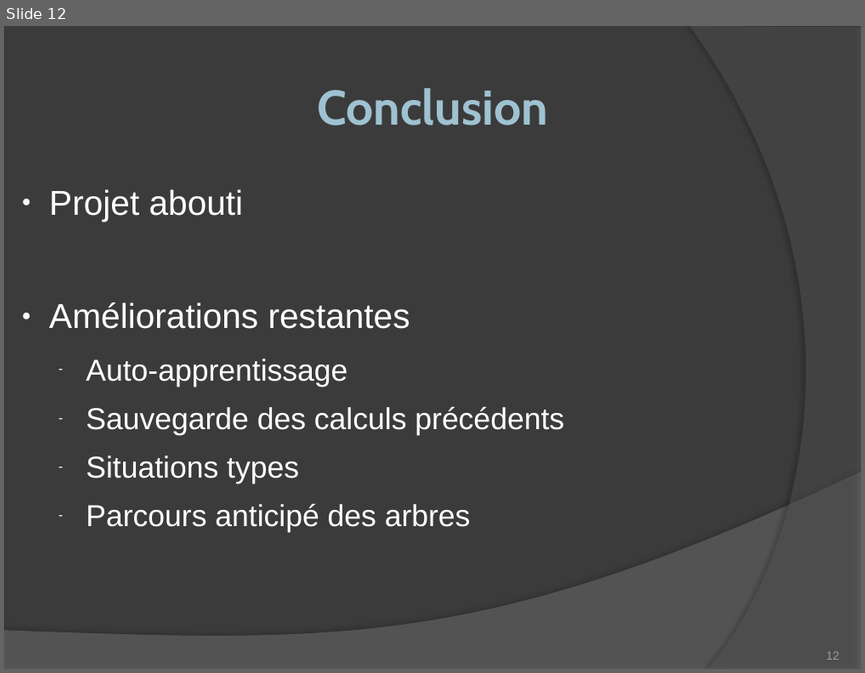
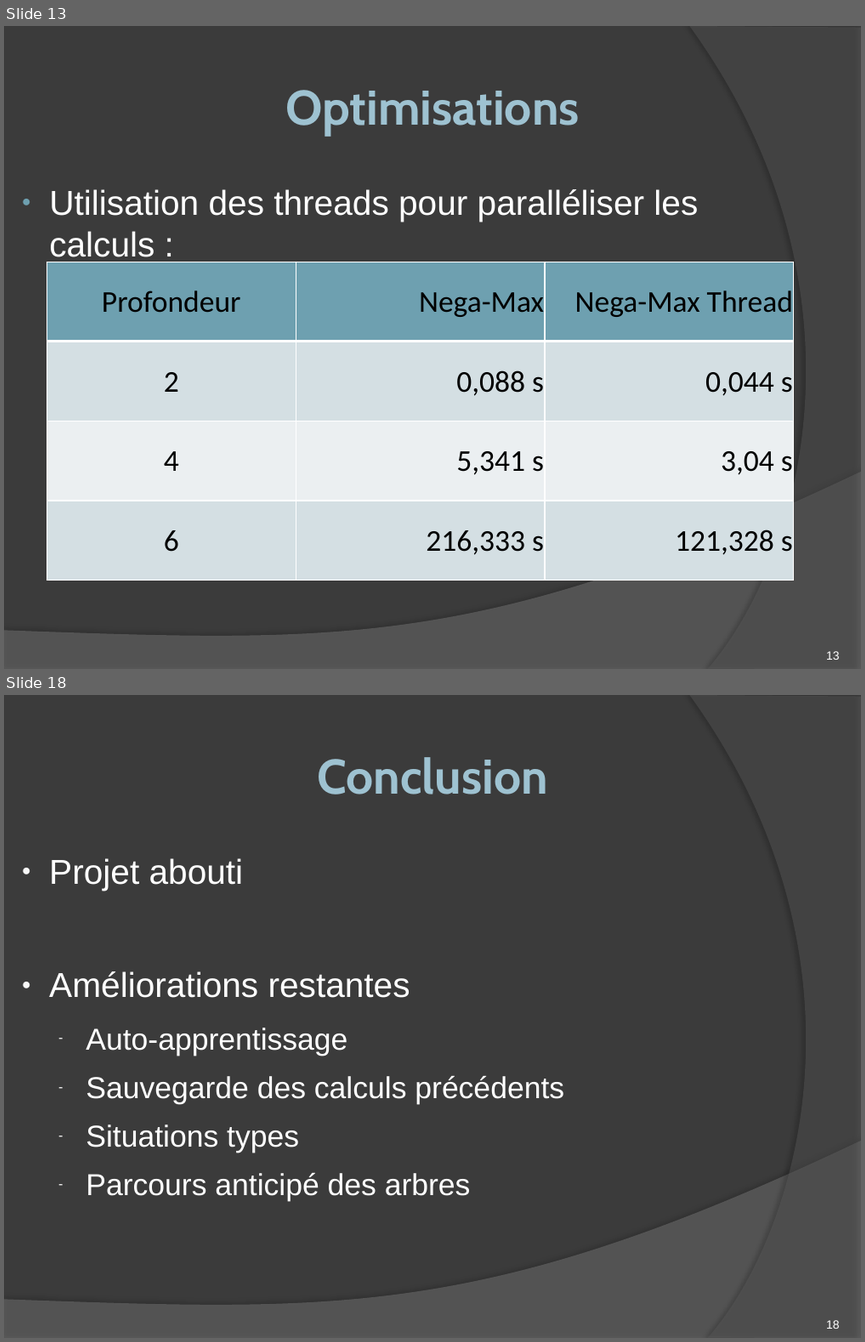
Before and after one commit to romaincarlsen/EtudesPratiques, a slide deck: Diapo Soutenance.pptx. Shown one above the other, each under a label of ours: slide 12 before the commit, slides 13 and 18 after it; the slides between them are not shown. The pictures are 865x673 and 865x1342 pixels, drawn with LibreOffice and Linux fonts; fonts in the diff are those of the drawing. Boxes give left, top, right and bottom in pixels: in the first picture for what was removed or moved away, otherwise in the second. Text is boxed around its words. In the diff, an @@ line names an element or a change of style, - is before the commit and + after.

```diff
--- a/Diapo Soutenance.pptx
+++ b/Diapo Soutenance.pptx
@@ slide 13 added at [4, 26, 861, 669], background #3B3B3B; not listed: 2 template elements that a slide beside it also shows @@
@@ text added at [285, 90, 579, 135], 45 pt, text gradient #9FC3D1 to #8BB9CA, bold @@
+Optimisations
@@ text added at [49, 189, 698, 263], 32 pt, text #FFFFFF @@
+● Utilisation des threads pour paralléliser les calculs :
@@ table added at [46, 261, 793, 579], 4 rows, 3 columns @@
+Profondeur | Nega-Max | Nega-Max Thread
+2 | 0,088 s | 0,044 s
+4 | 5,341 s | 3,04 s
+6 | 216,333 s | 121,328 s
@@ page number added at [826, 651, 840, 659], 11 pt, text #FFFFFF @@
+13
@@ what was slide 12 is now slide 18 @@
@@ page number at [826, 1320, 840, 1328]: text changed; text colour #9D9B9A to #FFFFFF @@
-12
+18
```
Also in this commit, not shown: 5 slides changed, 7 other slides added, 2 slides removed.
